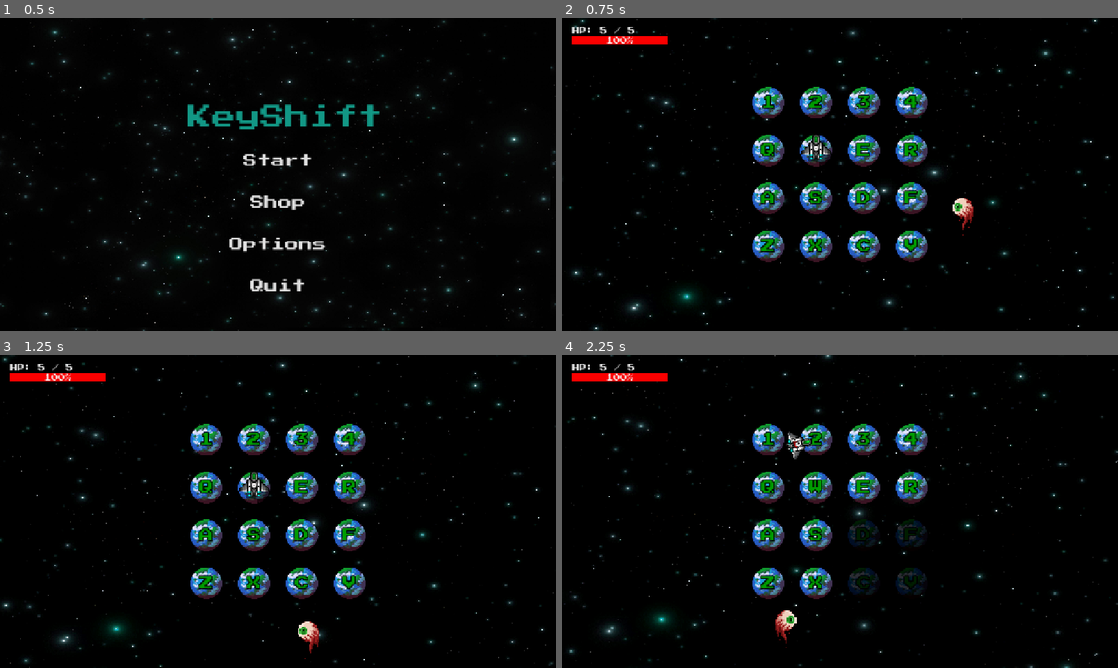
Above: before the commit, frames 1-4 (two rows, left to right).
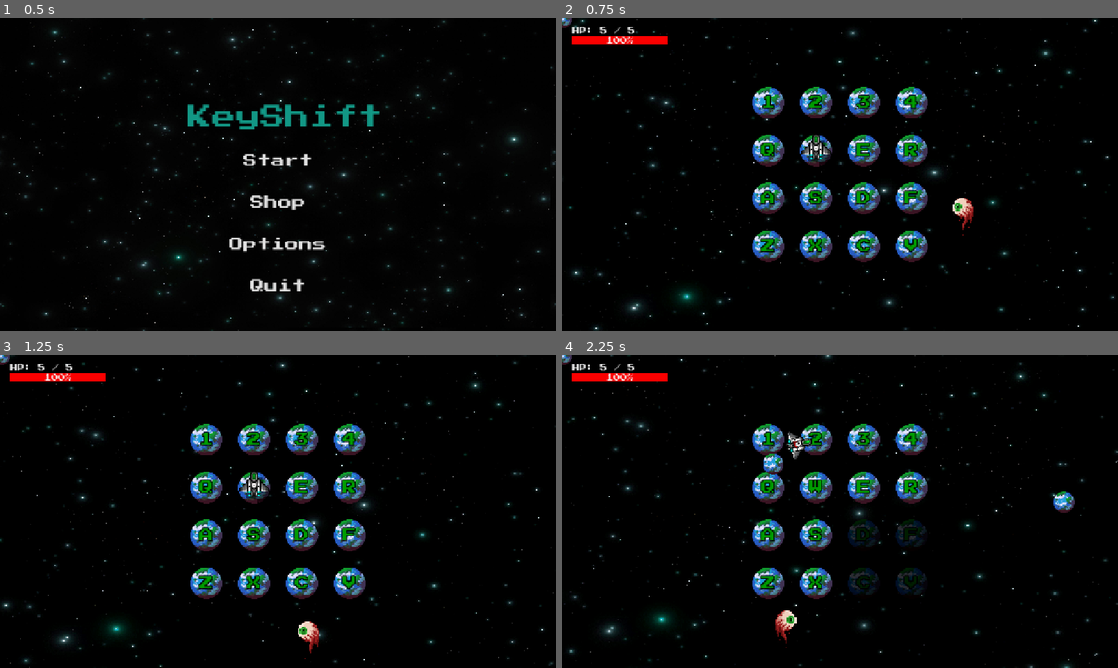
Above: after the commit, the same moments.

Repository: jcote04/CS780Game
Game: Godot game, scene res://scenes/main/main_menu.tscn
Two runs of this game, one before a commit and one after it. Both use one fixed random seed, a clock stepped at 60 frames per second and the inputs below.
Inputs (mouse positions are in pixels of both pictures, inside the frame that each line leads up to):
- Up to frame 1 (0.5 s): no input
- Up to frame 2 (0.75 s): click "Start" at 0.5 s
- Up to frame 3 (1.25 s): no input
- Up to frame 4 (2.25 s): tap Enter at 1.25 s; move the mouse to (962, 495) at 1.27 s; hold D 1.28-2.03 s; tap 1 at 1.35 s; click (962, 495) at 1.42 s; move the mouse to (728, 527) at 2.02 s; hold S from 2.03 s (still down); tap 2 at 2.1 s; click (728, 527) at 2.17 s

Frame 1 is identical in both runs. In frame 2, less than 0.1% of the frame differs, in the area x 0-2%, y 0-4%; in frame 3, less than 0.1%; in frame 4, 0.5%, in the area x 0-93%, y 0-51%.

Commit message:
player bullet
implemented player bullet, hit box on boss to be implemented

Diff:
--- a/scenes/main/main.tscn
+++ b/scenes/main/main.tscn
@@ -6,12 +6,13 @@
 [ext_resource type="Script" uid="uid://wepj5l05ri0c" path="res://scripts/player/player.gd" id="2_iuonh"]
 [ext_resource type="Shader" uid="uid://cajb4hbto0dg4" path="res://assets/shaders/background.gdshader" id="2_yyfjg"]
 [ext_resource type="Script" uid="uid://b7mw2xlnpbtxm" path="res://scripts/enemies/Boss/boss.gd" id="3_k2fmo"]
-[ext_resource type="Script" path="res://scenes/main/hud.gd" id="4_l3cfh"]
+[ext_resource type="Script" uid="uid://dtckdwlvuollv" path="res://scenes/main/hud.gd" id="4_l3cfh"]
 [ext_resource type="Texture2D" uid="uid://me32ta7jabg6" path="res://assets/sprite_sheets/player_ship1.png" id="4_ow5a4"]
 [ext_resource type="Texture2D" uid="uid://cv7wls1jxnjyn" path="res://assets/sprite_sheets/boss_eyeball.png" id="6_hujxm"]
 [ext_resource type="Script" uid="uid://buiuaqf5fya66" path="res://scripts/bullets/Projectile.gd" id="8_a8run"]
 [ext_resource type="FontFile" uid="uid://cdsh8vwbf3g4w" path="res://assets/fonts/press_start.ttf" id="9_b1x3f"]
 [ext_resource type="Texture2D" uid="uid://da2260tehyyv4" path="res://assets/sprites/Terran.png" id="9_ouso4"]
+[ext_resource type="PackedScene" uid="uid://cm3gn8681jlhj" path="res://scenes/main/player_bullet.tscn" id="11_raeie"]
 [ext_resource type="Script" uid="uid://d3ewqwpmi7trc" path="res://scripts/game_over_screen.gd" id="12_th5th"]
 [ext_resource type="Theme" uid="uid://dyittlu7q4eof" path="res://ui/game_button.tres" id="13_7smn1"]
 
@@ -241,6 +242,7 @@
 [node name="Player" type="CharacterBody2D" parent="." unique_id=1225215936]
 script = ExtResource("2_iuonh")
 grid_node = NodePath("../Grid")
+player_bullet_scene = ExtResource("11_raeie")
 
 [node name="CollisionShape2D" type="CollisionShape2D" parent="Player" unique_id=875924440]
 shape = SubResource("RectangleShape2D_k2fmo")
@@ -295,6 +297,8 @@
 
 [node name="Sprite2D" type="Sprite2D" parent="Projectile" unique_id=511153440]
 texture = ExtResource("9_ouso4")
+
+[node name="PlayerBullet" parent="." unique_id=555481677 instance=ExtResource("11_raeie")]
 
 [node name="HUD" type="CanvasLayer" parent="." unique_id=1850616728]
 script = ExtResource("4_l3cfh")
--- /dev/null
+++ b/scenes/main/player_bullet.tscn
@@ -0,0 +1,15 @@
+[gd_scene format=3 uid="uid://cm3gn8681jlhj"]
+
+[ext_resource type="Script" uid="uid://dse06ojhkjgg0" path="res://scripts/bullets/player_bullet.gd" id="1_6yi0y"]
+[ext_resource type="Texture2D" uid="uid://da2260tehyyv4" path="res://assets/sprites/Terran.png" id="2_f7f6g"]
+
+[sub_resource type="CircleShape2D" id="CircleShape2D_raeie"]
+
+[node name="PlayerBullet" type="Area2D" unique_id=555481677]
+script = ExtResource("1_6yi0y")
+
+[node name="CollisionShape2D" type="CollisionShape2D" parent="." unique_id=1830199185]
+shape = SubResource("CircleShape2D_raeie")
+
+[node name="Sprite2D" type="Sprite2D" parent="." unique_id=1954747050]
+texture = ExtResource("2_f7f6g")
--- /dev/null
+++ b/scripts/bullets/player_bullet.gd
@@ -0,0 +1,31 @@
+extends Area2D
+
+@export var speed := 700.0
+@export var damage := 1
+@export var lifetime := 2.0
+
+var direction := Vector2.ZERO
+
+func _ready():
+	body_entered.connect(_on_body_entered)
+	area_entered.connect(_on_area_entered)
+
+func _physics_process(delta):
+	global_position += direction * speed * delta
+
+	lifetime -= delta
+	if lifetime <= 0:
+		queue_free()
+
+func _on_body_entered(body):
+	if body.is_in_group("enemy"):
+		if body.has_method("take_damage"):
+			body.take_damage(damage)
+		queue_free()
+
+func _on_area_entered(area):
+	if area.is_in_group("enemy_hurtbox"):
+		var boss = area.get_parent()
+		if boss and boss.has_method("take_damage"):
+			boss.take_damage(damage)
+		queue_free()
--- a/scripts/player/player.gd
+++ b/scripts/player/player.gd
@@ -11,6 +11,11 @@
 @export var move_speed := 400.0
 @export var max_health := 5
 @export var invincible_time := 0.4
+@export var player_bullet_scene: PackedScene
+@export var shoot_cooldown := 0.2
+@export var bullet_damage := 1
+
+var shoot_timer := 0.0
 
 var audio_hurt: AudioStreamPlayer
 
@@ -27,6 +32,7 @@
 var dead := false
 var invincible := false
 var invincible_timer := 0.0
+
 
 var key_map = {
 	KEY_1: 0, KEY_2: 1, KEY_3: 2, KEY_4: 3,
@@ -84,12 +90,18 @@
 			target_position = grid_positions[current_index]
 			moving = true
 
-			# Face toward target
 			var dir = (target_position - global_position).normalized()
 			anim.rotation = dir.angle() + deg_to_rad(90)
 
+	if event is InputEventMouseButton and event.button_index == MOUSE_BUTTON_LEFT and event.pressed:
+		print("SHOOTING")
+		shoot()
+
 
 func _physics_process(delta):
+	if shoot_timer > 0:
+		shoot_timer -= delta
+
 	if invincible:
 		invincible_timer -= delta
 		if invincible_timer <= 0:
@@ -114,6 +126,23 @@
 		shadow.visible = true
 		velocity = Vector2.ZERO
 
+
+func shoot():
+	if player_bullet_scene == null:
+		print("player_bullet_scene is not assigned")
+		return
+
+	var bullet = player_bullet_scene.instantiate()
+	print("test")
+	if bullet == null:
+		print("bullet failed to instantiate")
+		return
+
+	bullet.global_position = global_position
+	bullet.direction = (get_global_mouse_position() - global_position).normalized()
+	bullet.damage = bullet_damage
+	get_tree().current_scene.add_child(bullet)
+
 func take_damage(amount: int):
 	if invincible or dead:
 		return
Not shown, added: scripts/bullets/player_bullet.gd.uid
